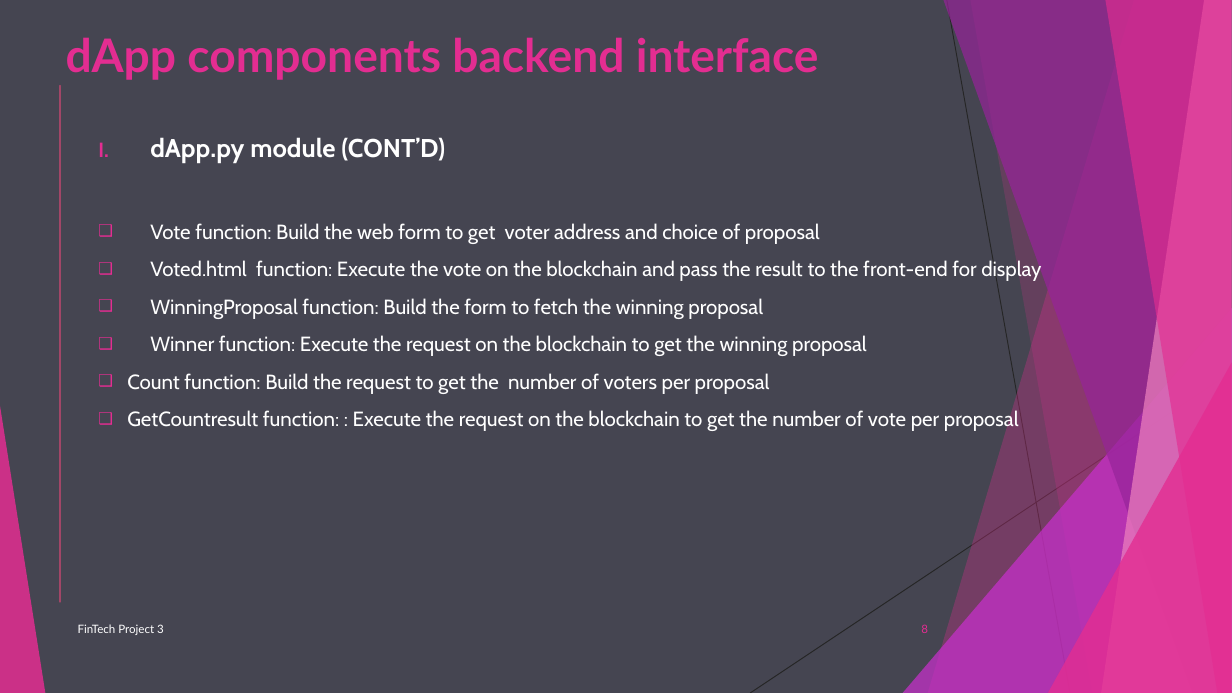
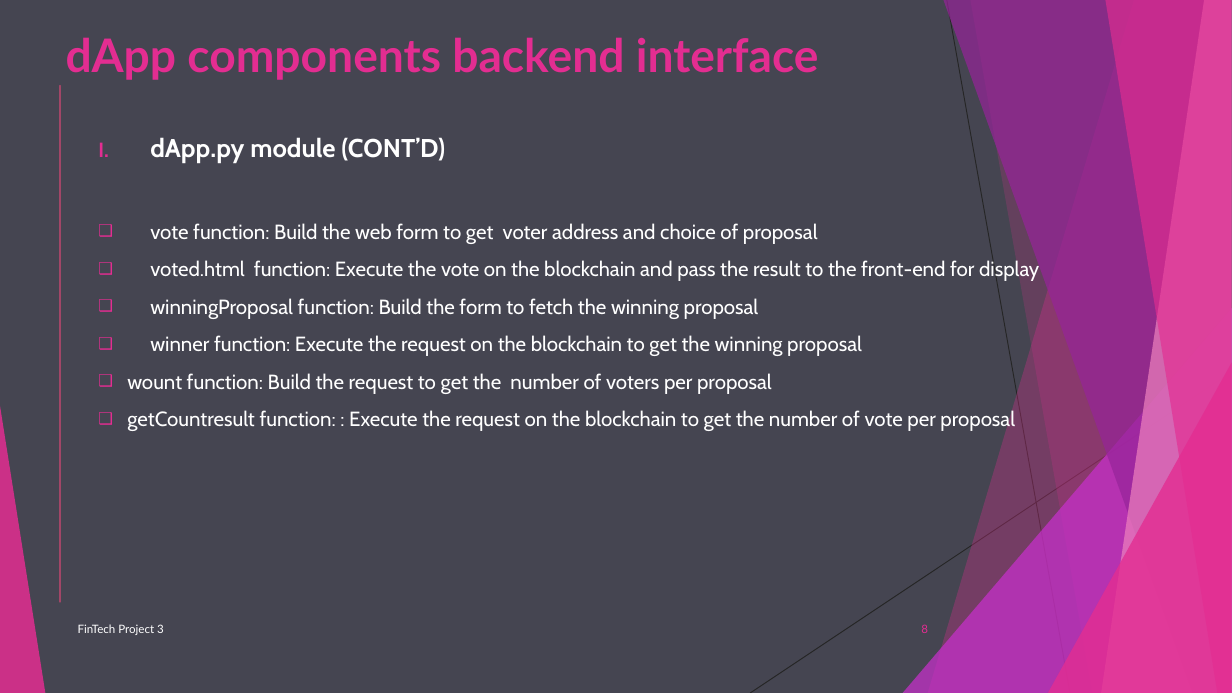
Before and after one commit to Bakoroba/blockchain_ballot_dapp, a slide deck: slide 8 of Ethereum Blockchain Ballot System dApp.ppt. Drawn at 1232x693 pixels with LibreOffice and Linux fonts; fonts in the diff are those of the drawing. Boxes give left, top, right and bottom in pixels: in the first picture for what was removed or moved away, otherwise in the second. Text is boxed around its words. In the diff, an @@ line names an element or a change of style, - is before the commit and + after.

Commit message:
Updated

```diff
--- a/Ethereum Blockchain Ballot System dApp.ppt
+++ b/Ethereum Blockchain Ballot System dApp.ppt
@@ text at box(127, 223, 1039, 432): text changed @@
-❑ Vote function: Build the web form to get voter address and choice of proposal
-❑ Voted.html function: Execute the vote on the blockchain and pass the result to the front-end for display
-❑ WinningProposal function: Build the form to fetch the winning proposal
-❑ Winner function: Execute the request on the blockchain to get the winning proposal
-  ❑ Count function: Build the request to get the number of voters per proposal
-  ❑ GetCountresult function: : Execute the request on the blockchain to get the number of vote per proposal
+❑ vote function: Build the web form to get voter address and choice of proposal
+❑ voted.html function: Execute the vote on the blockchain and pass the result to the front-end for display
+❑ winningProposal function: Build the form to fetch the winning proposal
+❑ winner function: Execute the request on the blockchain to get the winning proposal
+  ❑ wount function: Build the request to get the number of voters per proposal
+  ❑ getCountresult function: : Execute the request on the blockchain to get the number of vote per proposal
```
Also in this commit, not shown: 5 other slides changed.
